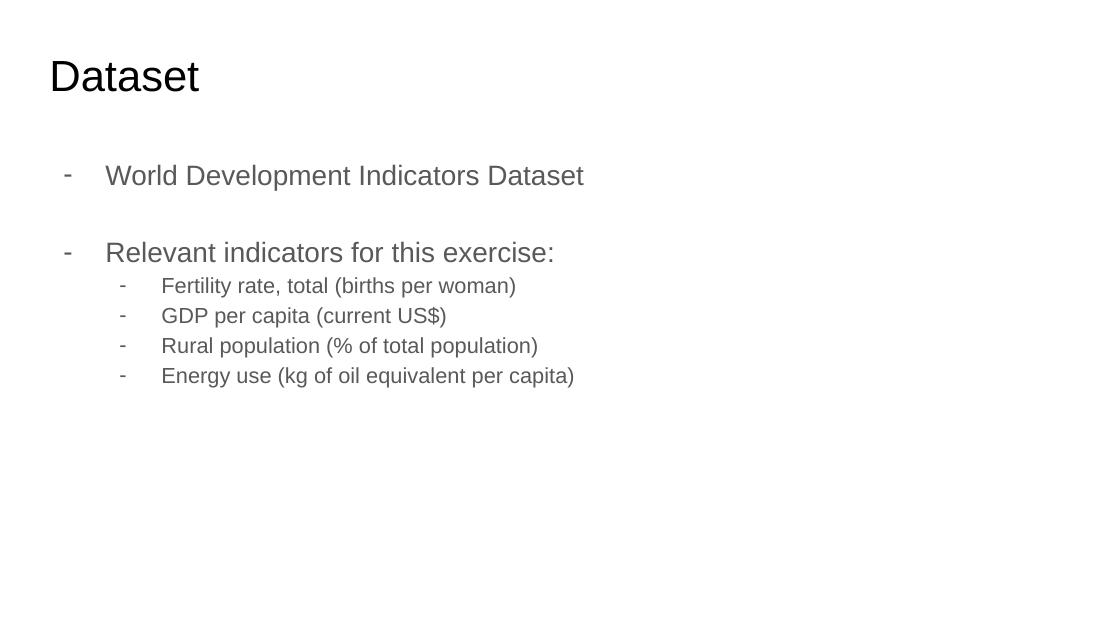
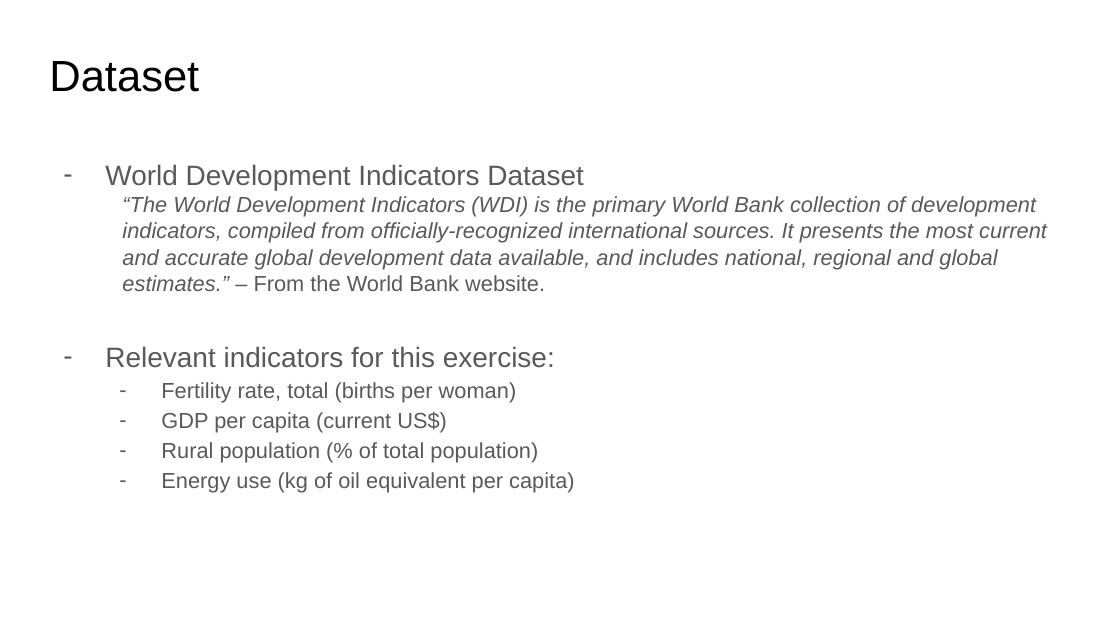
Before and after one commit to marianambc/PythonExercises, a slide deck: slide 4 of DSE_200X_FinalProject_Mariana.pptx. Drawn at 1120x630 pixels with LibreOffice and Linux fonts; fonts in the diff are those of the drawing. Boxes give left, top, right and bottom in pixels: in the first picture for what was removed or moved away, otherwise in the second. Text is boxed around its words. In the diff, an @@ line names an element or a change of style, - is before the commit and + after.

```diff
--- a/DSE_200X_FinalProject_Mariana.pptx
+++ b/DSE_200X_FinalProject_Mariana.pptx
@@ text at box(122, 196, 1047, 291): paragraph added @@
+  “The World Development Indicators (WDI) is the primary World Bank collection of development indicators, compiled from officially-recognized international sources. It presents the most current and accurate global development data available, and includes national, regional and global estimates.” – From the World Bank website.
```
Also in this commit, not shown: 3 other slides changed, 3 slides added, 4 slides removed, 17 other files.
